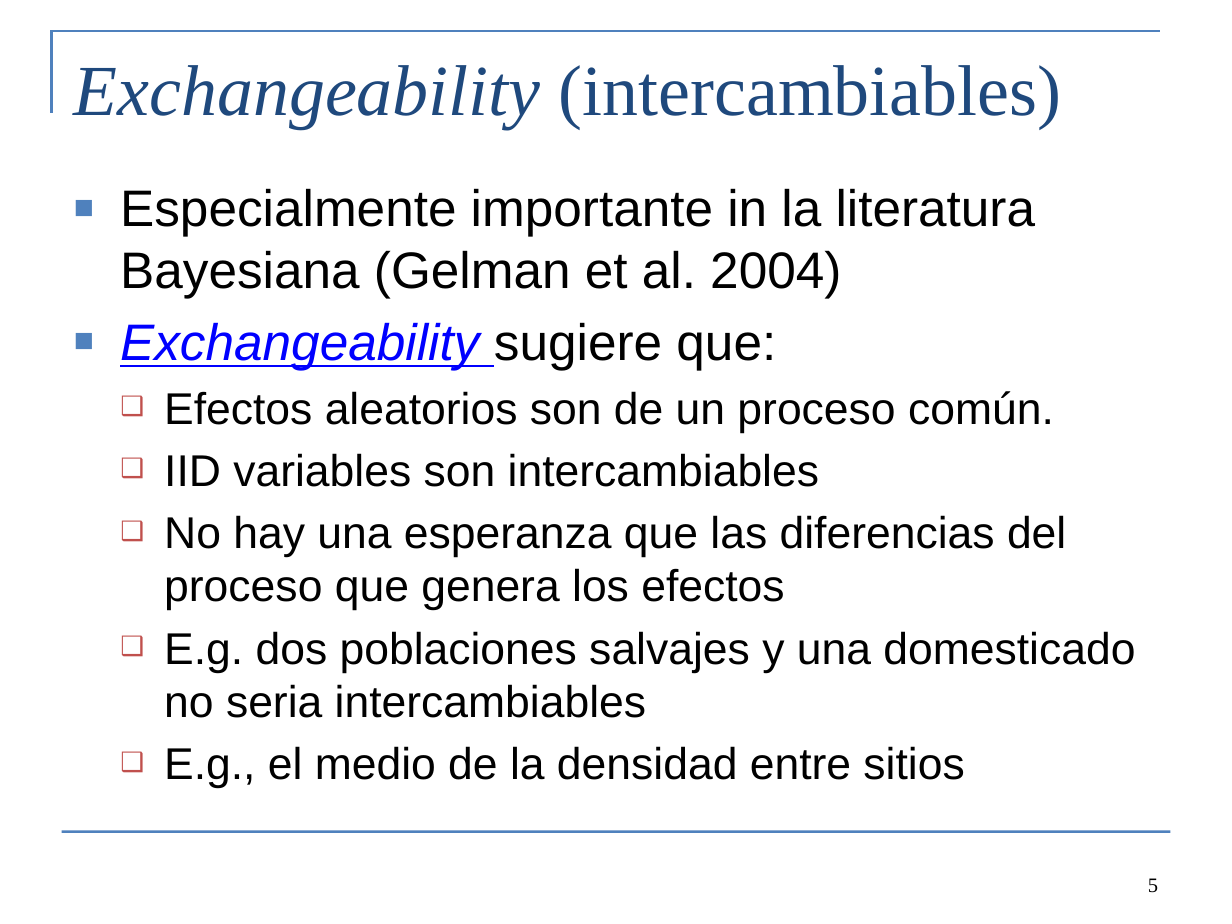
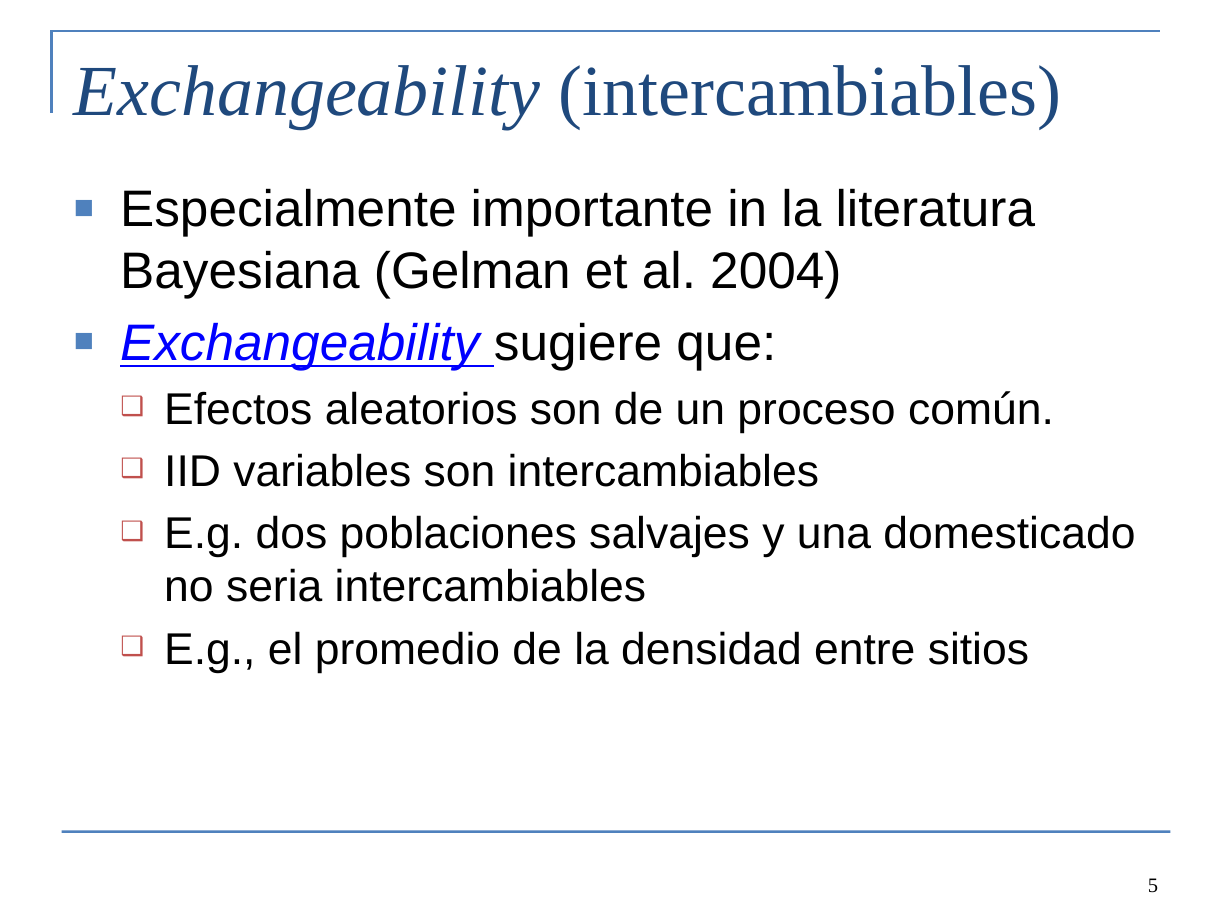
Before and after one commit to colemonnahan/bayes_workshop, a slide deck: slide 5 of dia4/lecture4_hierarchical.pptx. Drawn at 1232x924 pixels with LibreOffice and Linux fonts; fonts in the diff are those of the drawing. Boxes give left, top, right and bottom in pixels: in the first picture for what was removed or moved away, otherwise in the second. Text is boxed around its words. In the diff, an @@ line names an element or a change of style, - is before the commit and + after.

```diff
--- a/dia4/lecture4_hierarchical.pptx
+++ b/dia4/lecture4_hierarchical.pptx
@@ text at <box>164,515,1066,611</box>: paragraph removed @@
-  ❑ No hay una esperanza que las diferencias del proceso que genera los efectos
@@ text at <box>164,631,1029,673</box>: text changed @@
-  ❑ E.g., el medio de la densidad entre sitios
+  ❑ E.g., el promedio de la densidad entre sitios
```
Also in this commit, not shown: 3 other slides changed, 3 other files.
